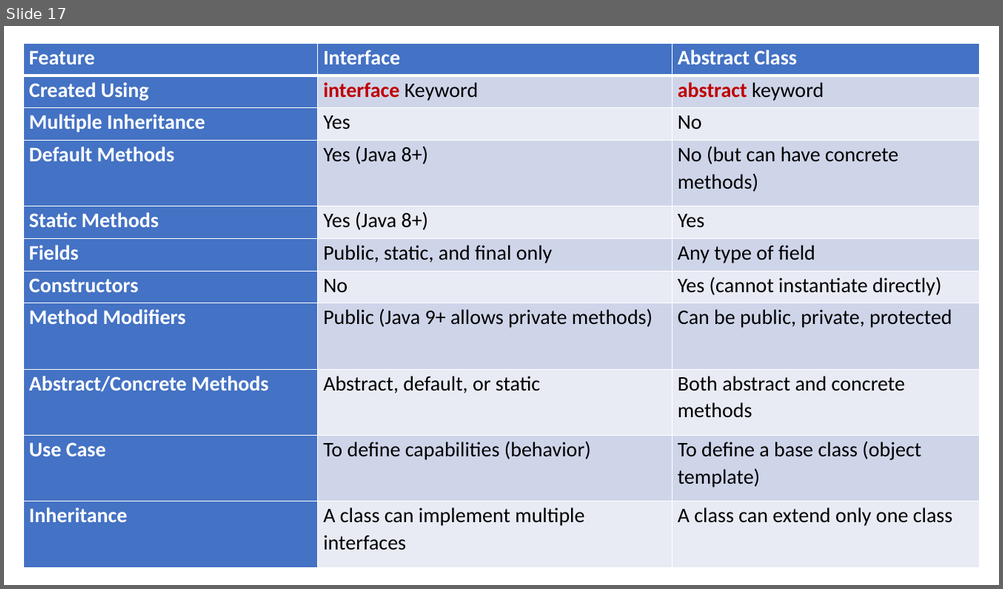
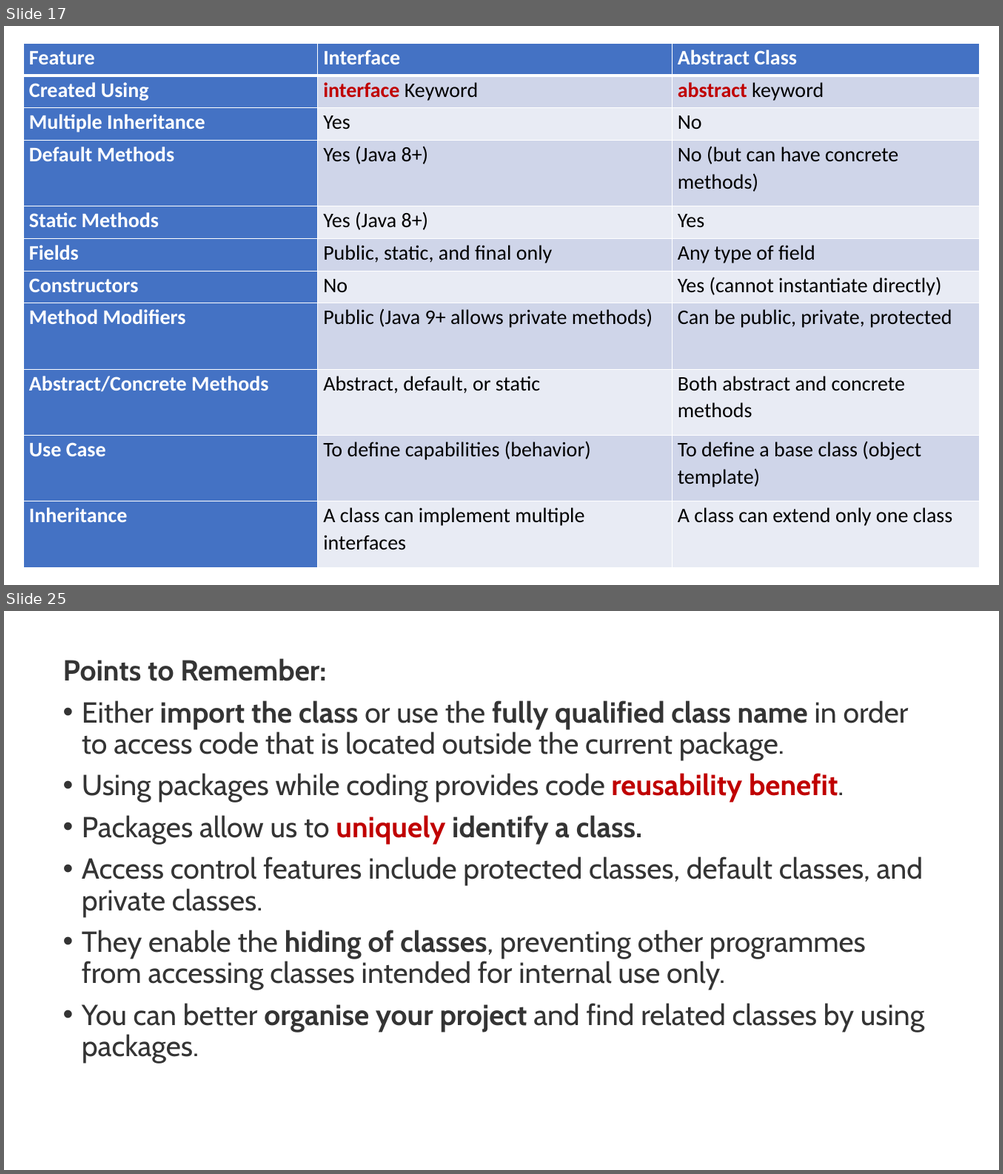
Before and after one commit to PRAMOD-VISHNU-NAIK/MCA-2nd-Sem-Shridevi-College, a slide deck: Theory Class-Notes/Complete Syllabus and Notes/Module-3 Interfaces and Packages.pptx. Shown one above the other, each under a label of ours: slide 17 before the commit, slides 17 and 25 after it; the slides between them are not shown. The pictures are 1003x589 and 1003x1174 pixels, drawn with LibreOffice and Linux fonts; fonts in the diff are those of the drawing. Boxes give left, top, right and bottom in pixels: in the first picture for what was removed or moved away, otherwise in the second. Text is boxed around its words. In the diff, an @@ line names an element or a change of style, - is before the commit and + after.

```diff
--- a/Theory Class-Notes/Complete Syllabus and Notes/Module-3 Interfaces and Packages.pptx
+++ b/Theory Class-Notes/Complete Syllabus and Notes/Module-3 Interfaces and Packages.pptx
@@ slide 25 added at [4,611,999,1170], background #FFFFFF @@
@@ text added at [63,658,924,1064], 28 pt, text #343434 @@
+Points to Remember:
+• Either import the class or use the fully qualified class name in order to access code that is located outside the current package.
+• Using packages while coding provides code reusability benefit.
+• Packages allow us to uniquely identify a class.
+• Access control features include protected classes, default classes, and private classes.
+• They enable the hiding of classes, preventing other programmes from accessing classes intended for internal use only.
+• You can better organise your project and find related classes by using packages.
```
Also in this commit, not shown: 1 slide changed, 10 other slides added, 3 slides removed, 3 other files.
